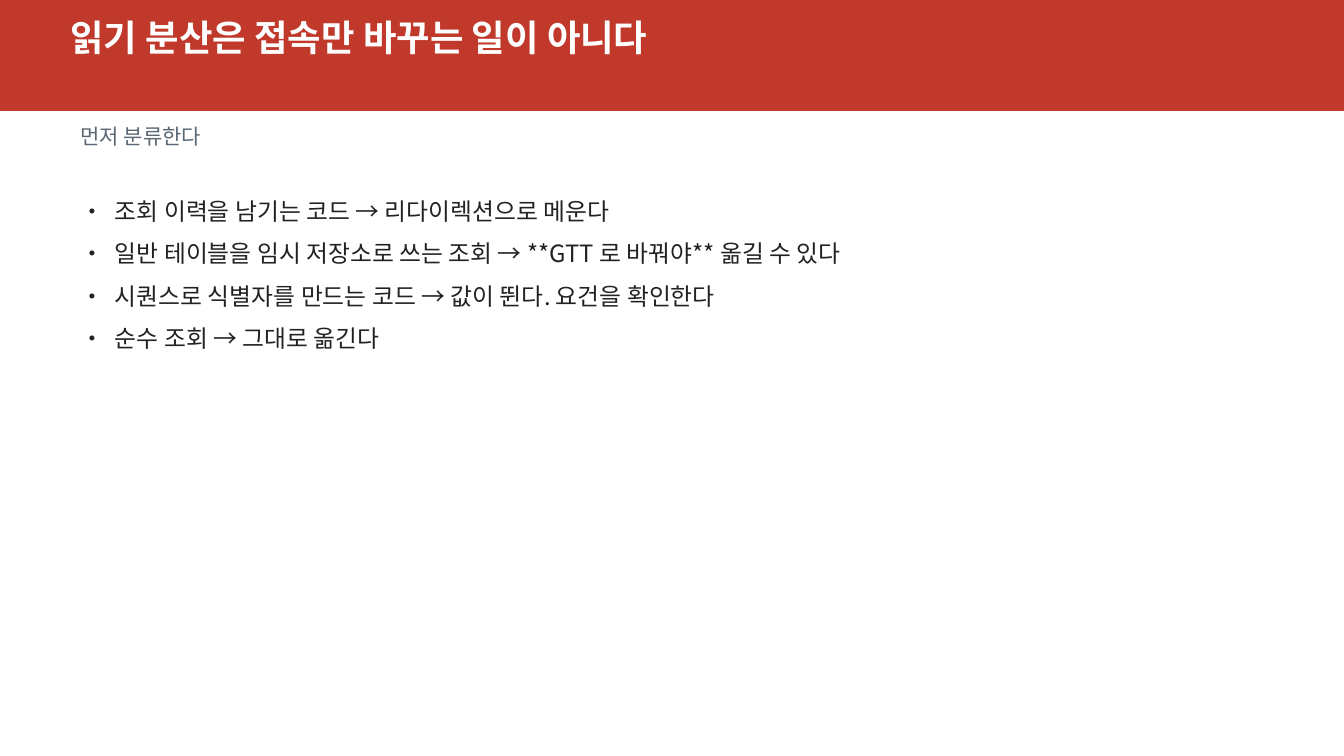
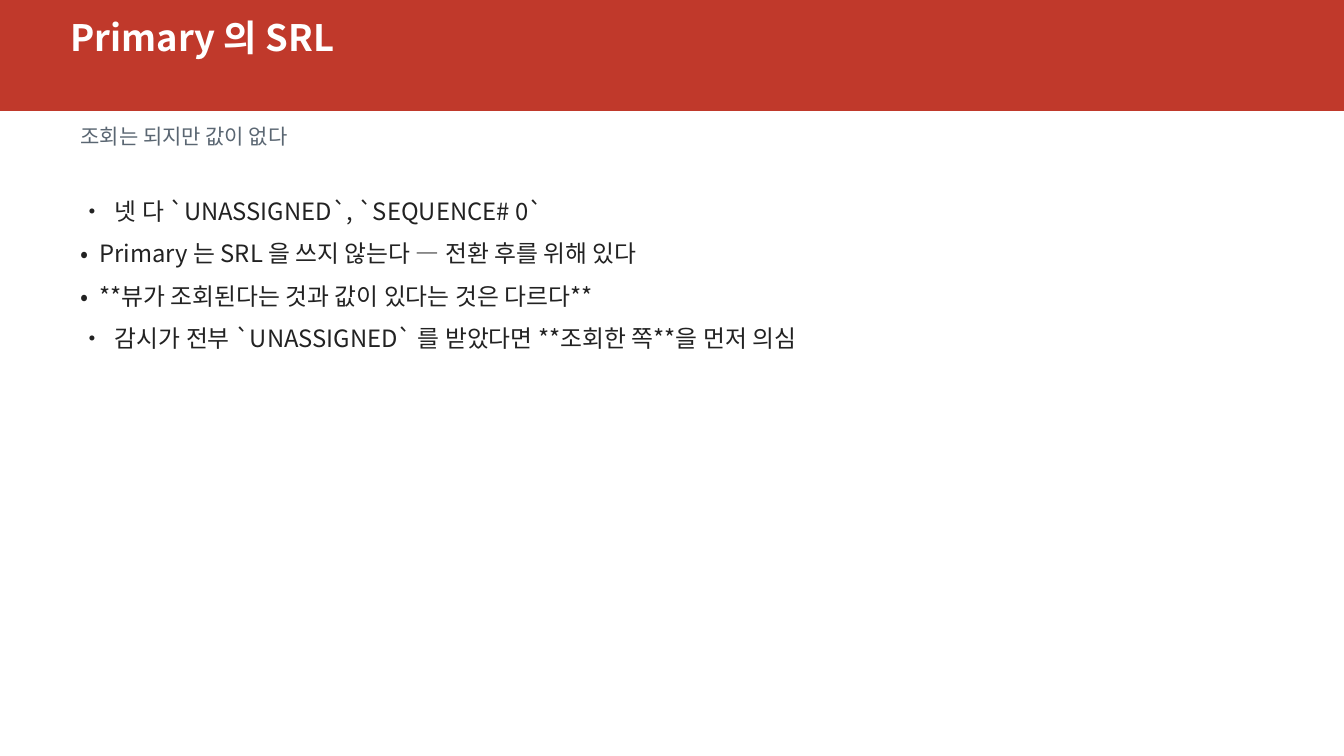
Before and after one commit to elpisk/OracleManual, a slide deck: slide 12 of ADG/15장/15장_V뷰기반모니터링과문제해결.pptx (slide 31 before the commit). Drawn at 1344x756 pixels with LibreOffice and Linux fonts; fonts in the diff are those of the drawing. Boxes give left, top, right and bottom in pixels: in the first picture for what was removed or moved away, otherwise in the second. Text is boxed around its words. In the diff, an @@ line names an element or a change of style, - is before the commit and + after.

```diff
--- a/ADG/15장/15장_V뷰기반모니터링과문제해결.pptx
+++ b/ADG/15장/15장_V뷰기반모니터링과문제해결.pptx
@@ text at bbox=[70, 20, 335, 59]: text changed @@
-읽기 분산은 접속만 바꾸는 일이 아니다
+Primary 의 SRL
@@ text at bbox=[80, 126, 288, 146]: text changed @@
-먼저 분류한다
+조회는 되지만 값이 없다
@@ text at bbox=[99, 199, 796, 349]: text changed @@
-• 조회 이력을 남기는 코드 → 리다이렉션으로 메운다
-• 일반 테이블을 임시 저장소로 쓰는 조회 → **GTT 로 바꿔야** 옮길 수 있다
-• 시퀀스로 식별자를 만드는 코드 → 값이 뛴다. 요건을 확인한다
-• 순수 조회 → 그대로 옮긴다
+• 넷 다 `UNASSIGNED`, `SEQUENCE# 0`
+• Primary 는 SRL 을 쓰지 않는다 — 전환 후를 위해 있다
+• **뷰가 조회된다는 것과 값이 있다는 것은 다르다**
+• 감시가 전부 `UNASSIGNED` 를 받았다면 **조회한 쪽**을 먼저 의심
```
Also in this commit, not shown: 11 other slides changed, 32 slides added, 26 slides removed, 5 other files.
